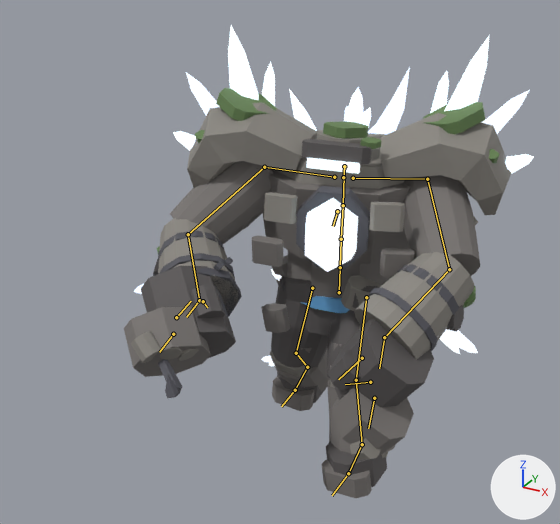
Renders of the glTF model art/champions/bastion/export/bastion.glb from each side of a commit.
The view is the same before and after, from a camera (50 mm lens) standing at (1.64, -3.65, 2.76) and looking at (-0.06, -0.56, 1.22). Lighting does not change. The marker at lower right points along +X, +Y and +Z. The older version comes first. Both versions are drawn at frame 14 of the action 'q'; the numbers are the values there. The bones that change, and the others that lie on the model, are drawn over the model as lines.

In view in the first picture: 'bastion.001'.
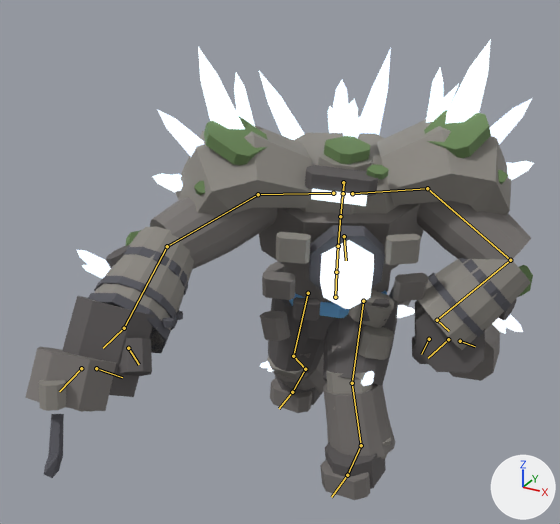
Where the change shows, as pixel boxes [x1, y1, x2, y2] in the pictures (560 x 524 px):
'bastion.001', posed (24% wider)
    before: [124, 25, 534, 498]
    after: [25, 39, 534, 500]
bone 'pelvis', root to tip
    before: (339, 292) to (340, 267)
    after: (335, 297) to (336, 272)
bone 'spine_01', root to tip
    before: (340, 267) to (341, 239)
    after: (336, 272) to (338, 246)
bone 'spine_02', root to tip
    before: (341, 239) to (343, 205)
    after: (338, 246) to (340, 216)
bone 'chest', root to tip
    before: (343, 205) to (344, 175)
    after: (340, 216) to (343, 190)
bone 'upperarm_l', root to tip
    before: (427, 179) to (449, 269)
    after: (427, 188) to (510, 260)
bone 'forearm_l', root to tip
    before: (449, 269) to (384, 337)
    after: (510, 260) to (437, 320)
bone 'hand_l', root to tip
    before: (384, 337) to (379, 368)
    after: (437, 320) to (449, 331)
bone 'fingers_l', root to tip
    before: (374, 398) to (368, 428)
    after: (460, 341) to (475, 346)
bone 'clavicle_r', root to tip
    before: (334, 177) to (264, 167)
    after: (333, 193) to (258, 194)
bone 'upperarm_r', root to tip
    before: (264, 167) to (188, 234)
    after: (258, 194) to (167, 246)
bone 'forearm_r', root to tip
    before: (188, 234) to (199, 300)
    after: (167, 246) to (124, 328)
bone 'hand_r', root to tip
    before: (199, 300) to (186, 317)
    after: (124, 328) to (103, 348)
bone 'thumb_r', root to tip
    before: (203, 301) to (207, 307)
    after: (128, 348) to (139, 364)
bone 'head', root to tip
    before: (343, 177) to (344, 167)
    after: (343, 193) to (344, 183)
bone 'thigh_l', root to tip
    before: (366, 297) to (356, 380)
    after: (363, 301) to (352, 383)
bone 'calf_l', root to tip
    before: (356, 380) to (362, 444)
    after: (352, 383) to (361, 445)
bone 'foot_l', root to tip
    before: (362, 444) to (348, 473)
    after: (361, 445) to (347, 475)
bone 'thigh_r', root to tip
    before: (312, 288) to (296, 353)
    after: (308, 293) to (293, 356)
bone 'calf_r', root to tip
    before: (296, 353) to (307, 367)
    after: (293, 356) to (305, 369)
bone 'foot_r', root to tip
    before: (307, 367) to (295, 390)
    after: (305, 369) to (292, 392)

The change in detail:
Bone 'pelvis' (bone_pelvis) moves from (0.0, -0.127, -0.029) to (0.0, -0.134, 0.02).
Bone 'pelvis' (bone_pelvis) turns from (0, 6, 0) to (0, 11, 0) degrees about its own x, y and z.
Bone 'spine_01' (bone_spine_01) turns from (4, 12, -1) to (14, 17, -1) degrees about its own x, y and z.
Bone 'spine_02' (bone_spine_02) turns from (-2, 0, 0) to (3, 0, 0) degrees about its own x, y and z.
Bone 'chest' (bone_chest) turns from (1, 0, 0) to (3, 0, 0) degrees about its own x, y and z.
Bone 'upperarm_l' (bone_upperarm_l) turns from (57, 7, -13) to (38, -4, 12) degrees about its own x, y and z.
Bone 'forearm_l' (bone_forearm_l) turns from (16, 7, -44) to (28, 25, -82) degrees about its own x, y and z.
Bone 'hand_l' (bone_hand_l) turns from (-39, 2, 6) to (-89, 2, 2) degrees about its own x, y and z.
Bone 'fingers_l' (bone_fingers_l) turns from (0, 0, 0) to (-16, 15, -4) degrees about its own x, y and z.
Bone 'clavicle_r' (bone_clavicle_r) turns from (0, 0, 0) to (10, 0, 0) degrees about its own x, y and z.
Bone 'upperarm_r' (bone_upperarm_r) turns from (30, 0, 0) to (31, 9, -30) degrees about its own x, y and z.
Bone 'forearm_r' (bone_forearm_r) turns from (49, -14, 31) to (20, -2, 14) degrees about its own x, y and z.
Bone 'hand_r' (bone_hand_r) turns from (-3, -1, -36) to (-3, 0, -21) degrees about its own x, y and z.
Bone 'thumb_r' (bone_thumb_r) turns from (0, 0, 0) to (18, 9, -7) degrees about its own x, y and z.
Bone 'head' (bone_head) turns from (-10, -5, 0) to (-13, -10, 0) degrees about its own x, y and z.
Bone 'thigh_l' (bone_thigh_l) turns from (38, -2, 4) to (40, 0, 1) degrees about its own x, y and z.
Bone 'calf_l' (bone_calf_l) turns from (-19, 1, 5) to (-25, 2, 9) degrees about its own x, y and z.
Bone 'foot_l' (bone_foot_l) turns from (-20, -2, -11) to (-15, -2, -17) degrees about its own x, y and z.
Bone 'thigh_r' (bone_thigh_r) turns from (-2, 0, -10) to (-7, -1, -10) degrees about its own x, y and z.
Bone 'calf_r' (bone_calf_r) turns from (-37, 2, 5) to (-34, 3, 9) degrees about its own x, y and z.
Bone 'foot_r' (bone_foot_r) turns from (36, 0, 1) to (38, 1, -4) degrees about its own x, y and z.
